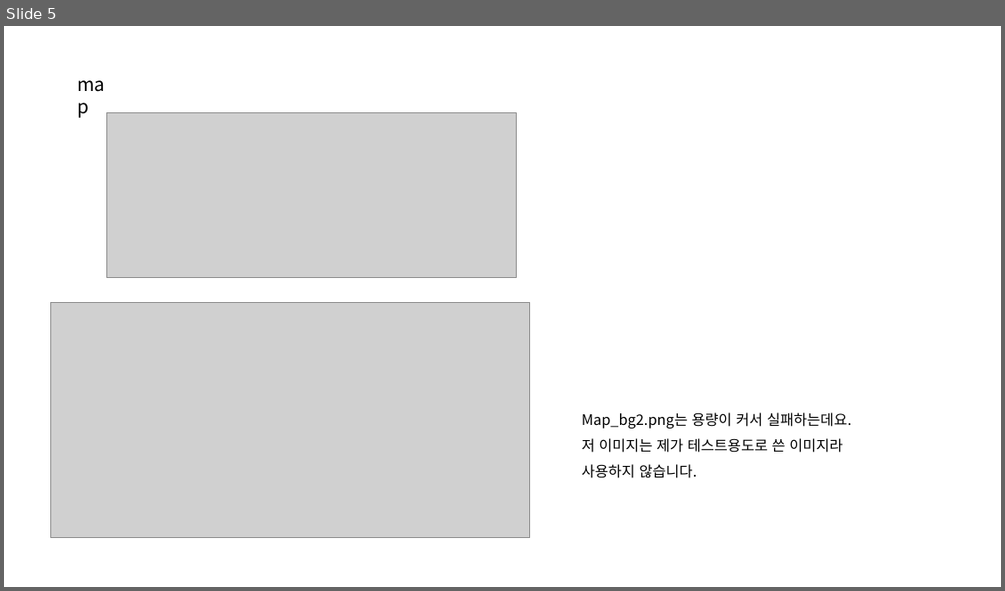
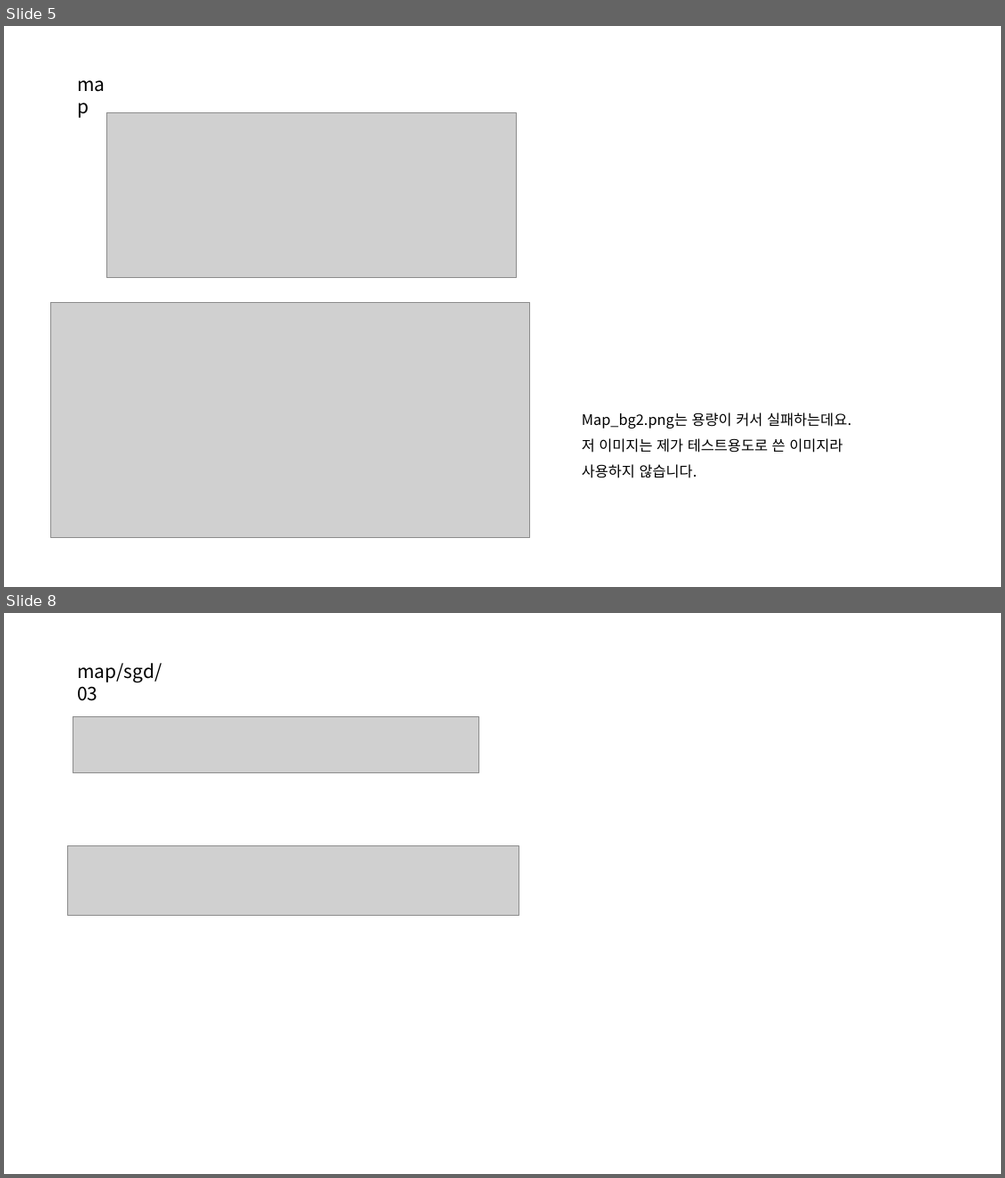
Before and after one commit to jeoungGyy/sejong, a slide deck: ppt/이미지 압축.pptx. Shown one above the other, each under a label of ours: slide 5 before the commit, slides 5 and 8 after it; the slides between them are not shown. The pictures are 1005x591 and 1005x1178 pixels, drawn with LibreOffice and Linux fonts; fonts in the diff are those of the drawing; grey boxes stand for pictures. Boxes give left, top, right and bottom in pixels: in the first picture for what was removed or moved away, otherwise in the second. Text is boxed around its words. In the diff, an @@ line names an element or a change of style, - is before the commit and + after.

```diff
--- a/ppt/이미지 압축.pptx
+++ b/ppt/이미지 압축.pptx
@@ slide 8 added at [4,613,1001,1174], background #FFFFFF @@
@@ text added at [77,663,162,701], 18 pt, text #000000 @@
+map/sgd/03
@@ picture added at [73,717,479,773] @@
@@ picture added at [67,845,518,915] @@
```
Also in this commit, not shown: 2 other slides added, 23 other files.
